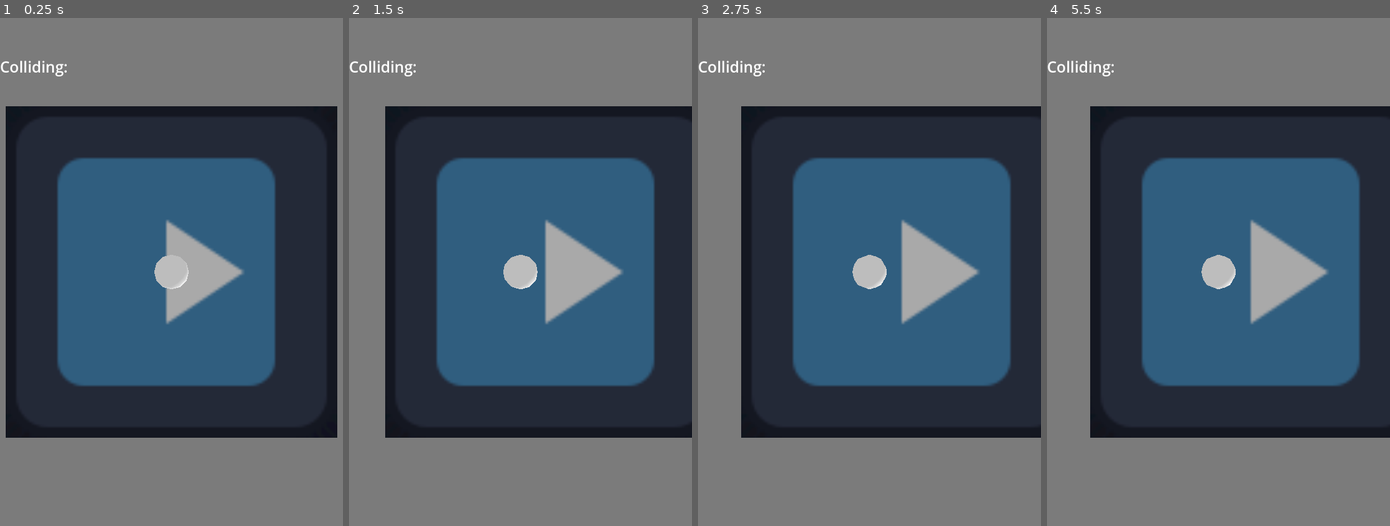
Above: before the commit, frames 1-4 (left to right).
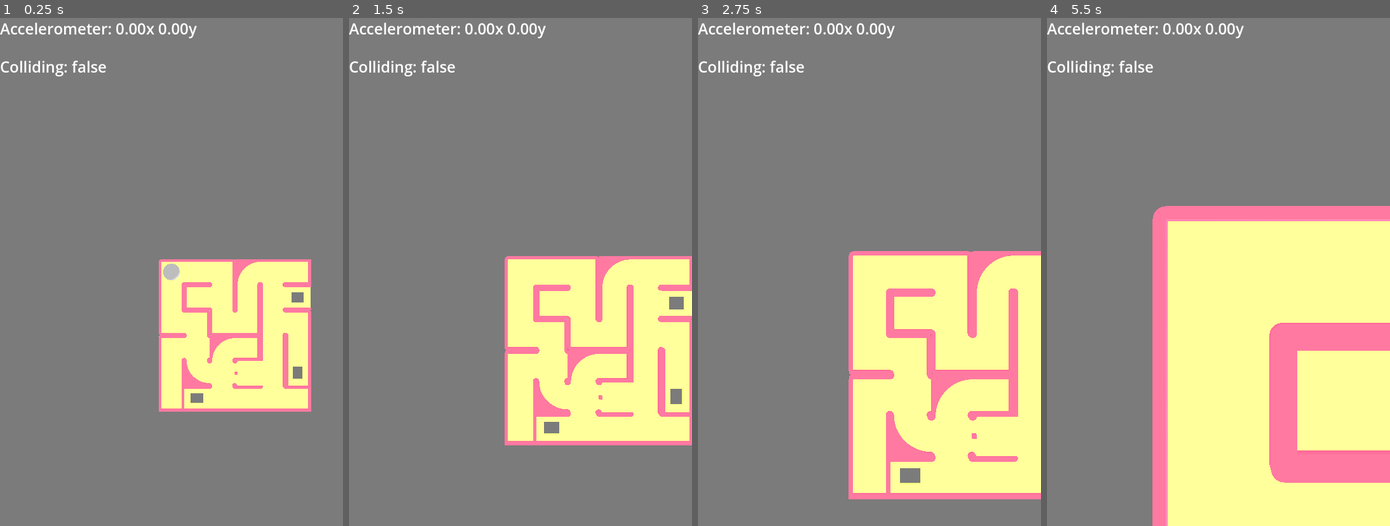
Above: after the commit, the same moments.

Repository: biggestcookie/maze
Game: Godot game, scene res://scenes/gameplay/main.tscn
Same seed, same stepped clock (60 frames per second), same inputs: the game is played once before the commit and once after it. The engine's default icon, where the game draws it, is replaced by a stand-in: a white triangle on a blue panel in a dark square.
Inputs:
- Up to frame 1 (0.25 s): no input
- Up to frame 2 (1.5 s): hold D (move_right) 0.53-1.28 s; hold S (move_down) from 1.28 s (still down)
- Up to frame 3 (2.75 s): release S (move_down) at 2.03 s; hold D (move_right) from 2.03 s (still down)
- Up to frame 4 (5.5 s): release D (move_right) at 2.78 s; hold W (move_up) 2.78-3.53 s; hold A (move_left) 3.53-5.03 s; hold S (move_down) from 5.03 s (still down)

The runs differ from the first frame. In frame 1, 64% of the frame differs, in the area x 0-99%, y 0-83%; in frame 2, 60%; in frame 3, 64%; in frame 4, 70%, in the area x 0-100%, y 0-100%.
Error before the commit: Invalid assignment of property or key 'text' with value of type 'String' on a base object of type 'null instance'. (res://scenes/gameplay/ui/debug.gd:16)

Commit message:
level 1 wip

Diff:
--- a/scenes/gameplay/actors/player.gd
+++ b/scenes/gameplay/actors/player.gd
@@ -1,7 +1,7 @@
 class_name Player
 extends RigidBody3D
 
-@onready var ground_ray: RayCast3D = $CSGSphere3D/RayCast3D
+@onready var ground_ray: RayCast3D = $RayCast3D
 
 const force_strength := 10
 
@@ -16,8 +16,8 @@
 		)
 	else:
 		input = Vector2(
-			Input.get_axis("move_right", "move_left"),
-			Input.get_axis("move_down", "move_up")
+			Input.get_axis("move_left", "move_right"),
+			Input.get_axis("move_up", "move_down")
 		)
 
 func _physics_process(_delta: float) -> void:
@@ -28,8 +28,10 @@
 			else Vector2.ZERO
 		)
 	else:
-		input_clipped *= .75
+		input_clipped *= .9
 
+	# Reset raycast rotation, keeping position
+	ground_ray.global_rotation = Vector3.ZERO
 	if ground_ray.is_colliding():
 		apply_central_force(
 			Vector3(
@@ -38,3 +40,5 @@
 				input_clipped.y
 			) * force_strength
 		)
+	# ground_ray.position = position
+	# ground_ray.origin = global_transform.origin
--- a/scenes/gameplay/actors/player.tscn
+++ b/scenes/gameplay/actors/player.tscn
@@ -3,8 +3,10 @@
 [ext_resource type="Script" uid="uid://qvi8ib4aj1q5" path="res://scenes/gameplay/actors/player.gd" id="1_phuyj"]
 
 [sub_resource type="SphereShape3D" id="SphereShape3D_ns5hs"]
+radius = 0.25
 
 [node name="Player" type="RigidBody3D"]
+gravity_scale = 2.0
 continuous_cd = true
 linear_damp = 3.0
 angular_damp = 1.5
@@ -14,7 +16,8 @@
 shape = SubResource("SphereShape3D_ns5hs")
 
 [node name="CSGSphere3D" type="CSGSphere3D" parent="."]
+radius = 0.25
 
-[node name="RayCast3D" type="RayCast3D" parent="CSGSphere3D"]
+[node name="RayCast3D" type="RayCast3D" parent="."]
 collide_with_areas = true
 debug_shape_custom_color = Color(1, 0, 0, 1)
--- a/scenes/gameplay/main.tscn
+++ b/scenes/gameplay/main.tscn
@@ -1,13 +1,17 @@
-[gd_scene load_steps=8 format=3 uid="uid://ck75iow1wecr7"]
+[gd_scene load_steps=15 format=3 uid="uid://ck75iow1wecr7"]
 
-[ext_resource type="Texture2D" uid="uid://wnf8wiv3y61l" path="res://icon.svg" id="1_tbd8m"]
 [ext_resource type="Script" uid="uid://dtwou8jq00mji" path="res://scenes/gameplay/actors/camera.gd" id="3_dyj7r"]
 [ext_resource type="PackedScene" uid="uid://ix8c5xrn6ios" path="res://scenes/gameplay/actors/player.tscn" id="3_kdkr1"]
 [ext_resource type="Script" uid="uid://sb018rnldsfq" path="res://scenes/gameplay/ui/debug.gd" id="4_kdkr1"]
-
-[sub_resource type="StandardMaterial3D" id="StandardMaterial3D_ksgac"]
-albedo_color = Color(0.48, 0.48, 0.48, 1)
-albedo_texture = ExtResource("1_tbd8m")
+[ext_resource type="PackedScene" uid="uid://lkc1pvcc8o7o" path="res://scenes/gameplay/level/end.glb" id="5_oahny"]
+[ext_resource type="PackedScene" uid="uid://b1jnxx7llf5x1" path="res://scenes/gameplay/level/split-t.glb" id="6_q4c2x"]
+[ext_resource type="PackedScene" uid="uid://cnnlt5flpw7j4" path="res://scenes/gameplay/level/side.glb" id="7_2tdjp"]
+[ext_resource type="PackedScene" uid="uid://bvgc4nvhq71va" path="res://scenes/gameplay/level/round-corner-b.glb" id="8_skpo0"]
+[ext_resource type="PackedScene" uid="uid://t4oi6i8763wb" path="res://scenes/gameplay/level/straight.glb" id="9_hq0kq"]
+[ext_resource type="PackedScene" uid="uid://bsiid8eepk1k6" path="res://scenes/gameplay/level/square-corner-a.glb" id="9_oahny"]
+[ext_resource type="PackedScene" uid="uid://bod31n02pnvln" path="res://scenes/gameplay/level/gap.glb" id="9_vrg53"]
+[ext_resource type="PackedScene" uid="uid://bgj2c53bb2olc" path="res://scenes/gameplay/level/walls-to-open.glb" id="10_q4c2x"]
+[ext_resource type="PackedScene" uid="uid://eskilo7e10o1" path="res://scenes/gameplay/level/split-walls-to-open.glb" id="11_2tdjp"]
 
 [sub_resource type="LabelSettings" id="LabelSettings_ij1na"]
 font_size = 48
@@ -28,17 +32,126 @@
 script = ExtResource("3_dyj7r")
 follow_node = NodePath("../Player")
 
-[node name="Player" type="RigidBody3D" parent="."]
 [node name="Player" parent="." instance=ExtResource("3_kdkr1")]
-transform = Transform3D(1, 0, 0, 0, 1, 0, 0, 0, 1, 0, 0.5, 0)
+transform = Transform3D(1, 0, 0, 0, 1, 0, 0, 0, 1, 0, 4, 0)
 
 [node name="Level" type="Node3D" parent="."]
 
-[node name="CSGBox3D" type="CSGBox3D" parent="Level"]
-transform = Transform3D(1, 0, 0, 0, 1, 0, 0, 0, 1, 0, -0.5, 0)
-use_collision = true
-size = Vector3(10, 1, 10)
-material = SubResource("StandardMaterial3D_ksgac")
+[node name="Level1" type="Node3D" parent="Level"]
+
+[node name="end3" parent="Level/Level1" instance=ExtResource("5_oahny")]
+transform = Transform3D(-4.37114e-08, 0, -1, 0, 1, 0, 1, 0, -4.37114e-08, 1, 0, 1)
+
+[node name="split-t4" parent="Level/Level1" instance=ExtResource("6_q4c2x")]
+transform = Transform3D(-4.37114e-08, 0, 1, 0, 1, 0, -1, 0, -4.37114e-08, 2, 0, 1)
+
+[node name="straight2" parent="Level/Level1" instance=ExtResource("9_hq0kq")]
+transform = Transform3D(1, 0, 0, 0, 1, 0, 0, 0, 1, 3, 0, 1)
+
+[node name="round-corner-b5" parent="Level/Level1" instance=ExtResource("8_skpo0")]
+transform = Transform3D(-1, 0, -8.74228e-08, 0, 1, 0, 8.74228e-08, 0, -1, 3, 0, 0)
+
+[node name="straight3" parent="Level/Level1" instance=ExtResource("9_hq0kq")]
+transform = Transform3D(1, 0, 0, 0, 1, 0, 0, 0, 1, 0, 0, 1)
+
+[node name="end2" parent="Level/Level1" instance=ExtResource("5_oahny")]
+transform = Transform3D(-4.37114e-08, 0, 1, 0, 1, 0, -1, 0, -4.37114e-08, 5, 0, 0)
+
+[node name="gap2" parent="Level/Level1" instance=ExtResource("9_vrg53")]
+transform = Transform3D(-4.37114e-08, 0, 1, 0, 1, 0, -1, 0, -4.37114e-08, 5, 0, 1)
+
+[node name="split-t2" parent="Level/Level1" instance=ExtResource("6_q4c2x")]
+transform = Transform3D(-4.37114e-08, 0, -1, 0, 1, 0, 1, 0, -4.37114e-08, 4, 0, 1)
+
+[node name="split-t3" parent="Level/Level1" instance=ExtResource("6_q4c2x")]
+transform = Transform3D(-1, 0, 8.74228e-08, 0, 1, 0, -8.74228e-08, 0, -1, 4, 0, 0)
+
+[node name="straight4" parent="Level/Level1" instance=ExtResource("9_hq0kq")]
+transform = Transform3D(-4.37114e-08, 0, 1, 0, 1, 0, -1, 0, -4.37114e-08, 1, 0, 0)
+
+[node name="square-corner-a2" parent="Level/Level1" instance=ExtResource("9_oahny")]
+transform = Transform3D(-1, 0, -8.74228e-08, 0, 1, 0, 8.74228e-08, 0, -1, 0, 0, 0)
+
+[node name="square-corner-a3" parent="Level/Level1" instance=ExtResource("9_oahny")]
+transform = Transform3D(-4.37114e-08, 0, 1, 0, 1, 0, -1, 0, -4.37114e-08, 2, 0, 0)
+
+[node name="square-corner-a4" parent="Level/Level1" instance=ExtResource("9_oahny")]
+transform = Transform3D(-4.37114e-08, 0, 1, 0, 1, 0, -1, 0, -4.37114e-08, 1, 0, 2)
+
+[node name="square-corner-a5" parent="Level/Level1" instance=ExtResource("9_oahny")]
+transform = Transform3D(-4.37114e-08, 0, -1, 0, 1, 0, 1, 0, -4.37114e-08, 2, 0, 2)
+
+[node name="square-corner-a6" parent="Level/Level1" instance=ExtResource("9_oahny")]
+transform = Transform3D(1, 0, 0, 0, 1, 0, 0, 0, 1, 3, 0, 2)
+
+[node name="square-corner-a7" parent="Level/Level1" instance=ExtResource("9_oahny")]
+transform = Transform3D(-4.37114e-08, 0, -1, 0, 1, 0, 1, 0, -4.37114e-08, 0, 0, 2)
+
+[node name="square-corner-a8" parent="Level/Level1" instance=ExtResource("9_oahny")]
+transform = Transform3D(-1, 0, -8.74228e-08, 0, 1, 0, 8.74228e-08, 0, -1, 0, 0, 3)
+
+[node name="straight5" parent="Level/Level1" instance=ExtResource("9_hq0kq")]
+transform = Transform3D(1, 0, 0, 0, 1, 0, 0, 0, 1, 0, 0, 4)
+
+[node name="end4" parent="Level/Level1" instance=ExtResource("5_oahny")]
+transform = Transform3D(1, 0, 0, 0, 1, 0, 0, 0, 1, 0, 0, 5)
+
+[node name="gap3" parent="Level/Level1" instance=ExtResource("9_vrg53")]
+transform = Transform3D(-4.37114e-08, 0, -1, 0, 1, 0, 1, 0, -4.37114e-08, 1, 0, 5)
+
+[node name="round-corner-b2" parent="Level/Level1" instance=ExtResource("8_skpo0")]
+transform = Transform3D(-4.37114e-08, 0, -1, 0, 1, 0, 1, 0, -4.37114e-08, 1, 0, 4)
+
+[node name="walls-to-open2" parent="Level/Level1" instance=ExtResource("10_q4c2x")]
+transform = Transform3D(1, 0, 0, 0, 1, 0, 0, 0, 1, 1, 0, 3)
+
+[node name="walls-to-open3" parent="Level/Level1" instance=ExtResource("10_q4c2x")]
+transform = Transform3D(-1, 0, -8.74228e-08, 0, 1, 0, 8.74228e-08, 0, -1, 1, 0, 3)
+
+[node name="end5" parent="Level/Level1" instance=ExtResource("5_oahny")]
+transform = Transform3D(-4.37114e-08, 0, 1, 0, 1, 0, -1, 0, -4.37114e-08, 3, 0, 3)
+
+[node name="round-corner-b3" parent="Level/Level1" instance=ExtResource("8_skpo0")]
+transform = Transform3D(-1, 0, -8.74228e-08, 0, 1, 0, 8.74228e-08, 0, -1, 2, 0, 3)
+
+[node name="split-t6" parent="Level/Level1" instance=ExtResource("6_q4c2x")]
+transform = Transform3D(1, 0, 0, 0, 1, 0, 0, 0, 1, 2, 0, 5)
+
+[node name="straight6" parent="Level/Level1" instance=ExtResource("9_hq0kq")]
+transform = Transform3D(-4.37114e-08, 0, 1, 0, 1, 0, -1, 0, -4.37114e-08, 3, 0, 5)
+
+[node name="split-walls-to-open2" parent="Level/Level1" instance=ExtResource("11_2tdjp")]
+transform = Transform3D(-4.37114e-08, 0, 1, 0, 1, 0, -1, 0, -4.37114e-08, 3, 0, 4)
+
+[node name="walls-to-open4" parent="Level/Level1" instance=ExtResource("10_q4c2x")]
+transform = Transform3D(-1, 0, -8.74228e-08, 0, 1, 0, 8.74228e-08, 0, -1, 2, 0, 4)
+
+[node name="walls-to-open5" parent="Level/Level1" instance=ExtResource("10_q4c2x")]
+transform = Transform3D(1, 0, 0, 0, 1, 0, 0, 0, 1, 2, 0, 4)
+
+[node name="side2" parent="Level/Level1" instance=ExtResource("7_2tdjp")]
+transform = Transform3D(1, 0, 0, 0, 1, 0, 0, 0, 1, 4, 0, 4)
+
+[node name="straight7" parent="Level/Level1" instance=ExtResource("9_hq0kq")]
+transform = Transform3D(1, 0, 0, 0, 1, 0, 0, 0, 1, 4, 0, 3)
+
+[node name="split-t5" parent="Level/Level1" instance=ExtResource("6_q4c2x")]
+transform = Transform3D(-4.37114e-08, 0, -1, 0, 1, 0, 1, 0, -4.37114e-08, 4, 0, 2)
+
+[node name="split-t7" parent="Level/Level1" instance=ExtResource("6_q4c2x")]
+transform = Transform3D(1, 0, 0, 0, 1, 0, 0, 0, 1, 4, 0, 5)
+
+[node name="end6" parent="Level/Level1" instance=ExtResource("5_oahny")]
+transform = Transform3D(-4.37114e-08, 0, 1, 0, 1, 0, -1, 0, -4.37114e-08, 5, 0, 5)
+
+[node name="gap4" parent="Level/Level1" instance=ExtResource("9_vrg53")]
+transform = Transform3D(1, 0, 0, 0, 1, 0, 0, 0, 1, 5, 0, 4)
+
+[node name="straight8" parent="Level/Level1" instance=ExtResource("9_hq0kq")]
+transform = Transform3D(1, 0, 0, 0, 1, 0, 0, 0, 1, 5, 0, 3)
+
+[node name="square-corner-a9" parent="Level/Level1" instance=ExtResource("9_oahny")]
+transform = Transform3D(-4.37114e-08, 0, 1, 0, 1, 0, -1, 0, -4.37114e-08, 5, 0, 2)
 
 [node name="UI" type="Control" parent="."]
 layout_mode = 3
@@ -48,6 +161,15 @@
 grow_horizontal = 2
 grow_vertical = 2
 
+[node name="Label" type="Label" parent="UI"]
+layout_mode = 1
+offset_right = 1080.0
+offset_bottom = 132.0
+size_flags_horizontal = 4
+text = "Accelerometer: 0.00x 0.00y"
+label_settings = SubResource("LabelSettings_ij1na")
+autowrap_mode = 3
+
 [node name="Label2" type="Label" parent="UI"]
 visible = false
 layout_mode = 1
@@ -56,16 +178,6 @@
 offset_bottom = 252.0
 size_flags_horizontal = 4
 text = "Camera rotation: 0.0x 0.0y 0.0z"
-label_settings = SubResource("LabelSettings_ij1na")
-autowrap_mode = 3
-
-[node name="Label" type="Label" parent="UI/Label2"]
-layout_mode = 1
-offset_top = -120.0
-offset_right = 1080.0
-offset_bottom = 12.0
-size_flags_horizontal = 4
-text = "Accelerometer: 0.00x 0.00y"
 label_settings = SubResource("LabelSettings_ij1na")
 autowrap_mode = 3
 
--- /dev/null
+++ b/scenes/gameplay/test.tscn
@@ -0,0 +1,80 @@
+[gd_scene load_steps=7 format=3 uid="uid://c02mk2lxy8rr0"]
+
+[ext_resource type="Script" uid="uid://sb018rnldsfq" path="res://scenes/gameplay/ui/debug.gd" id="1_cd4c7"]
+[ext_resource type="Script" uid="uid://dtwou8jq00mji" path="res://scenes/gameplay/actors/camera.gd" id="2_07pah"]
+[ext_resource type="Texture2D" uid="uid://wnf8wiv3y61l" path="res://icon.svg" id="4_nbaa4"]
+
+[sub_resource type="StandardMaterial3D" id="StandardMaterial3D_ksgac"]
+albedo_color = Color(0.48, 0.48, 0.48, 1)
+albedo_texture = ExtResource("4_nbaa4")
+
+[sub_resource type="LabelSettings" id="LabelSettings_ij1na"]
+font_size = 48
+
+[sub_resource type="Environment" id="Environment_hhg4g"]
+background_mode = 1
+background_color = Color(0.481789, 0.481789, 0.481789, 1)
+ambient_light_source = 2
+ambient_light_color = Color(1, 1, 1, 1)
+ambient_light_energy = 2.0
+
+[node name="Main" type="Node"]
+script = ExtResource("1_cd4c7")
+
+[node name="Camera3D" type="Camera3D" parent="." node_paths=PackedStringArray("follow_node")]
+transform = Transform3D(1, 0, 0, 0, -4.37114e-08, 1, 0, -1, -4.37114e-08, 0, 10, 0)
+size = 10.0
+script = ExtResource("2_07pah")
+follow_node = NodePath("")
+
+[node name="Level" type="Node3D" parent="."]
+
+[node name="CSGBox3D" type="CSGBox3D" parent="Level"]
+transform = Transform3D(1, 0, 0, 0, 1, 0, 0, 0, 1, 0, -0.5, 0)
+use_collision = true
+size = Vector3(10, 1, 10)
+material = SubResource("StandardMaterial3D_ksgac")
+
+[node name="UI" type="Control" parent="."]
+layout_mode = 3
+anchors_preset = 15
+anchor_right = 1.0
+anchor_bottom = 1.0
+grow_horizontal = 2
+grow_vertical = 2
+
+[node name="Label" type="Label" parent="UI"]
+layout_mode = 1
+offset_right = 1080.0
+offset_bottom = 132.0
+size_flags_horizontal = 4
+text = "Accelerometer: 0.00x 0.00y"
+label_settings = SubResource("LabelSettings_ij1na")
+autowrap_mode = 3
+
+[node name="Label2" type="Label" parent="UI"]
+visible = false
+layout_mode = 1
+offset_top = 120.0
+offset_right = 1080.0
+offset_bottom = 252.0
+size_flags_horizontal = 4
+text = "Camera rotation: 0.0x 0.0y 0.0z"
+label_settings = SubResource("LabelSettings_ij1na")
+autowrap_mode = 3
+
+[node name="Label3" type="Label" parent="UI"]
+layout_mode = 1
+offset_top = 120.0
+offset_right = 1080.0
+offset_bottom = 252.0
+size_flags_horizontal = 4
+text = "Colliding: "
+label_settings = SubResource("LabelSettings_ij1na")
+autowrap_mode = 3
+
+[node name="WorldEnvironment" type="WorldEnvironment" parent="."]
+environment = SubResource("Environment_hhg4g")
+
+[node name="DirectionalLight3D" type="DirectionalLight3D" parent="WorldEnvironment"]
+transform = Transform3D(0.707107, 0.5, 0.5, 0, 0.707107, -0.707107, -0.707107, 0.5, 0.5, 0, 0, 0)
Binary file added: scenes/gameplay/level/Textures/colormap.png
Not shown, added: scenes/gameplay/level/Textures/colormap.png.import
Binary file added: scenes/gameplay/level/block.glb
Not shown, added: scenes/gameplay/level/block.glb.import
Binary file added: scenes/gameplay/level/bump-down-walls.glb
Not shown, added: scenes/gameplay/level/bump-down-walls.glb.import
Binary file added: scenes/gameplay/level/bump-down.glb
Not shown, added: scenes/gameplay/level/bump-down.glb.import
Binary file added: scenes/gameplay/level/bump-walls.glb
Not shown, added: scenes/gameplay/level/bump-walls.glb.import
Binary file added: scenes/gameplay/level/bump.glb
Not shown, added: scenes/gameplay/level/bump.glb.import
(and 36 more such lines)
